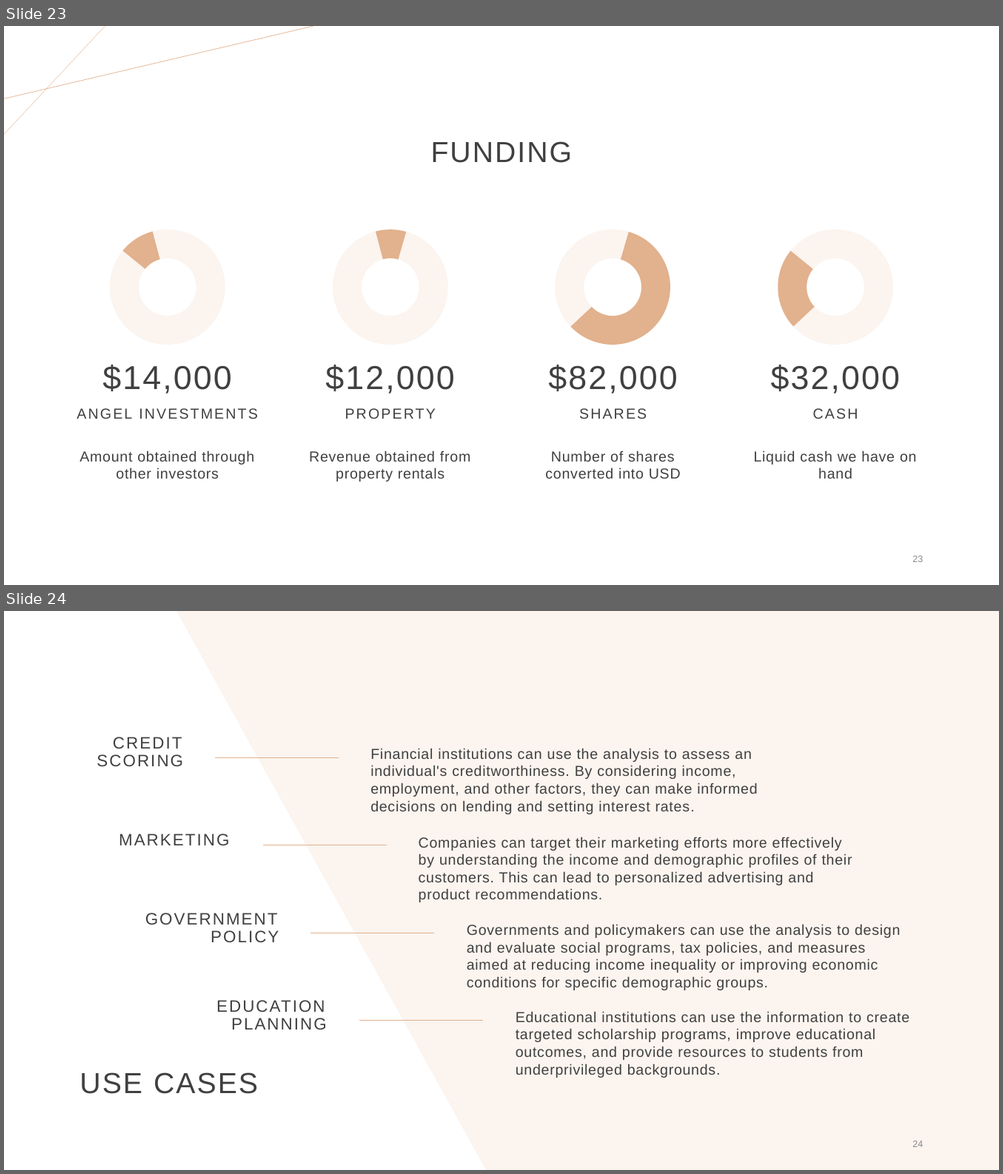
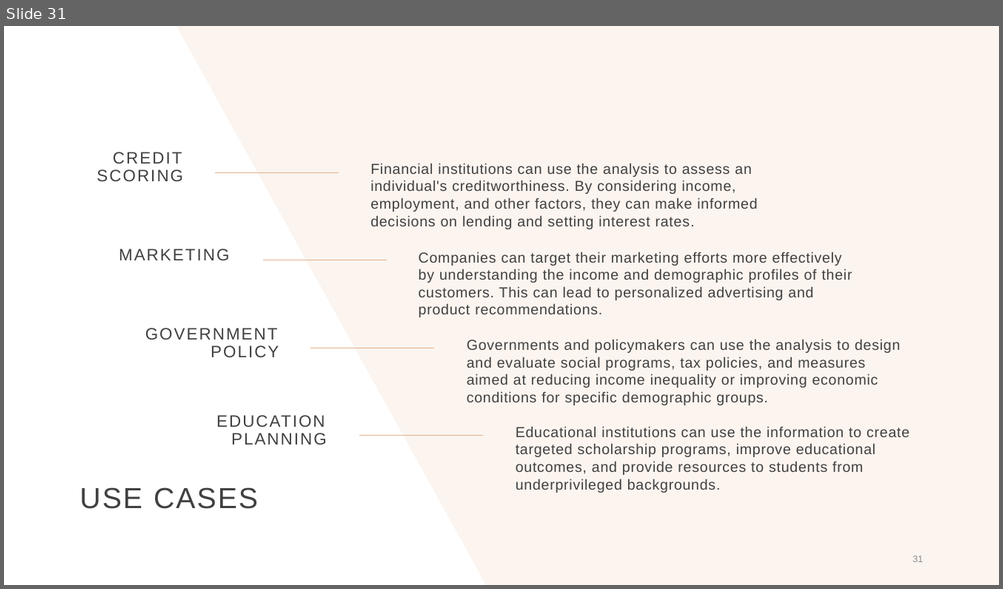
Before and after one commit to Hetansh-patel/Income-Prediction-With-R, a slide deck: R Project.pptx. Shown one above the other, each under a label of ours: slides 23 and 24 before the commit, slide 31 after it. The pictures are 1003x1174 and 1003x589 pixels, drawn with LibreOffice and Linux fonts; fonts in the diff are those of the drawing. Boxes give left, top, right and bottom in pixels: in the first picture for what was removed or moved away, otherwise in the second. Text is boxed around its words. In the diff, an @@ line names an element or a change of style, - is before the commit and + after.

```diff
--- a/R Project.pptx
+++ b/R Project.pptx
@@ slide 23 removed at (x1=4, y1=26, x2=999, y2=585), background #FFFFFF @@
@@ line removed from (105, 26) to (4, 134) @@
@@ line removed from (313, 26) to (4, 99) @@
@@ title removed at (x1=431, y1=141, x2=572, y2=163) @@
-FUNDING
@@ doughnut chart removed at (x1=92, y1=219, x2=244, y2=355) @@
-categories: 1, 2, 3, 4
-Series 1: 59, 23, 10, 9
@@ doughnut chart removed at (x1=314, y1=219, x2=466, y2=355) @@
-categories: 1, 2, 3, 4
-Series 1: 59, 23, 10, 9
@@ doughnut chart removed at (x1=537, y1=219, x2=688, y2=355) @@
-categories: 1, 2, 3, 4
-Series 1: 59, 23, 10, 9
@@ doughnut chart removed at (x1=760, y1=219, x2=911, y2=355) @@
-categories: 1, 2, 3, 4
-Series 1: 59, 23, 10, 9
@@ text removed at (x1=102, y1=365, x2=231, y2=394) @@
-$14,000
@@ text removed at (x1=325, y1=365, x2=454, y2=394) @@
-$12,000
@@ text removed at (x1=548, y1=365, x2=677, y2=394) @@
-$82,000
@@ text removed at (x1=771, y1=365, x2=899, y2=394) @@
-$32,000
@@ text removed at (x1=77, y1=409, x2=258, y2=419) @@
-ANGEL INVESTMENTS
@@ text removed at (x1=579, y1=409, x2=646, y2=419) @@
-SHARES
@@ text removed at (x1=813, y1=409, x2=858, y2=419) @@
-CASH
@@ text removed at (x1=79, y1=451, x2=254, y2=479) @@
-Amount obtained through other investors
@@ text removed at (x1=309, y1=451, x2=470, y2=479) @@
-Revenue obtained from property rentals
@@ text removed at (x1=336, y1=469, x2=392, y2=482) @@
-PROPERTY
@@ text removed at (x1=545, y1=451, x2=680, y2=479) @@
-Number of shares converted into USD
@@ text removed at (x1=754, y1=451, x2=916, y2=479) @@
-Liquid cash we have on hand
@@ page number removed at (x1=912, y1=556, x2=922, y2=562) @@
-23
@@ what was slide 24 is now slide 31 @@
@@ page number at (x1=912, y1=556, x2=922, y2=562): text changed @@
-24
+31
```
Also in this commit, not shown: 4 slides changed, 8 slides added, 1 other slide removed.
